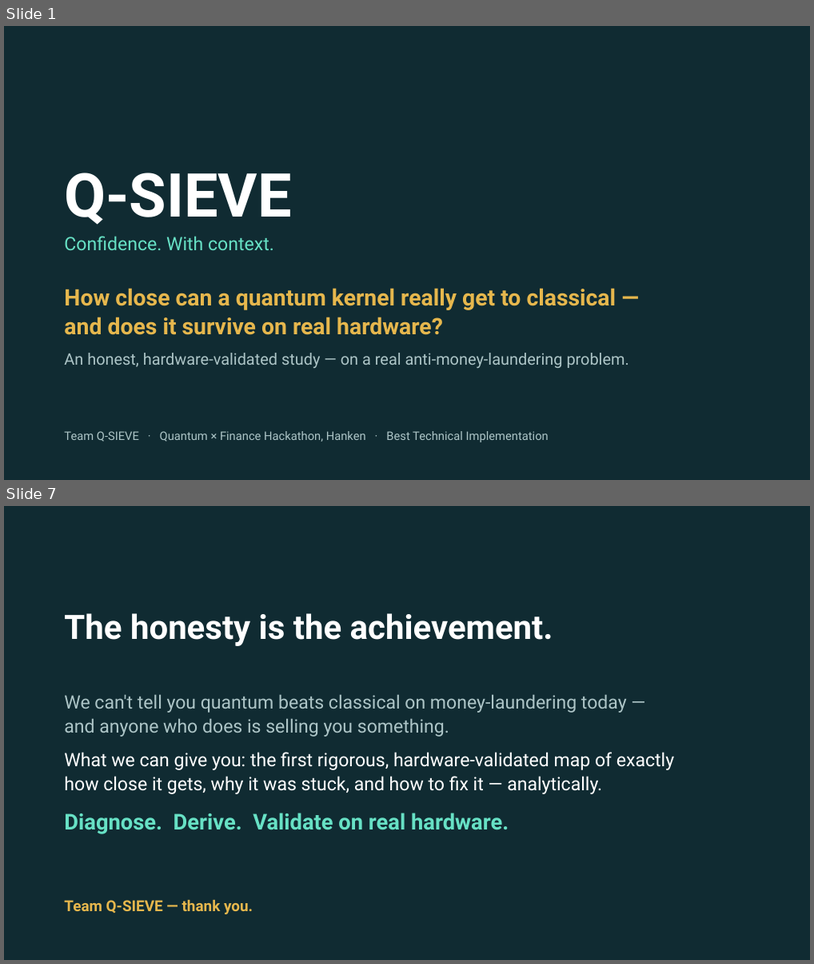
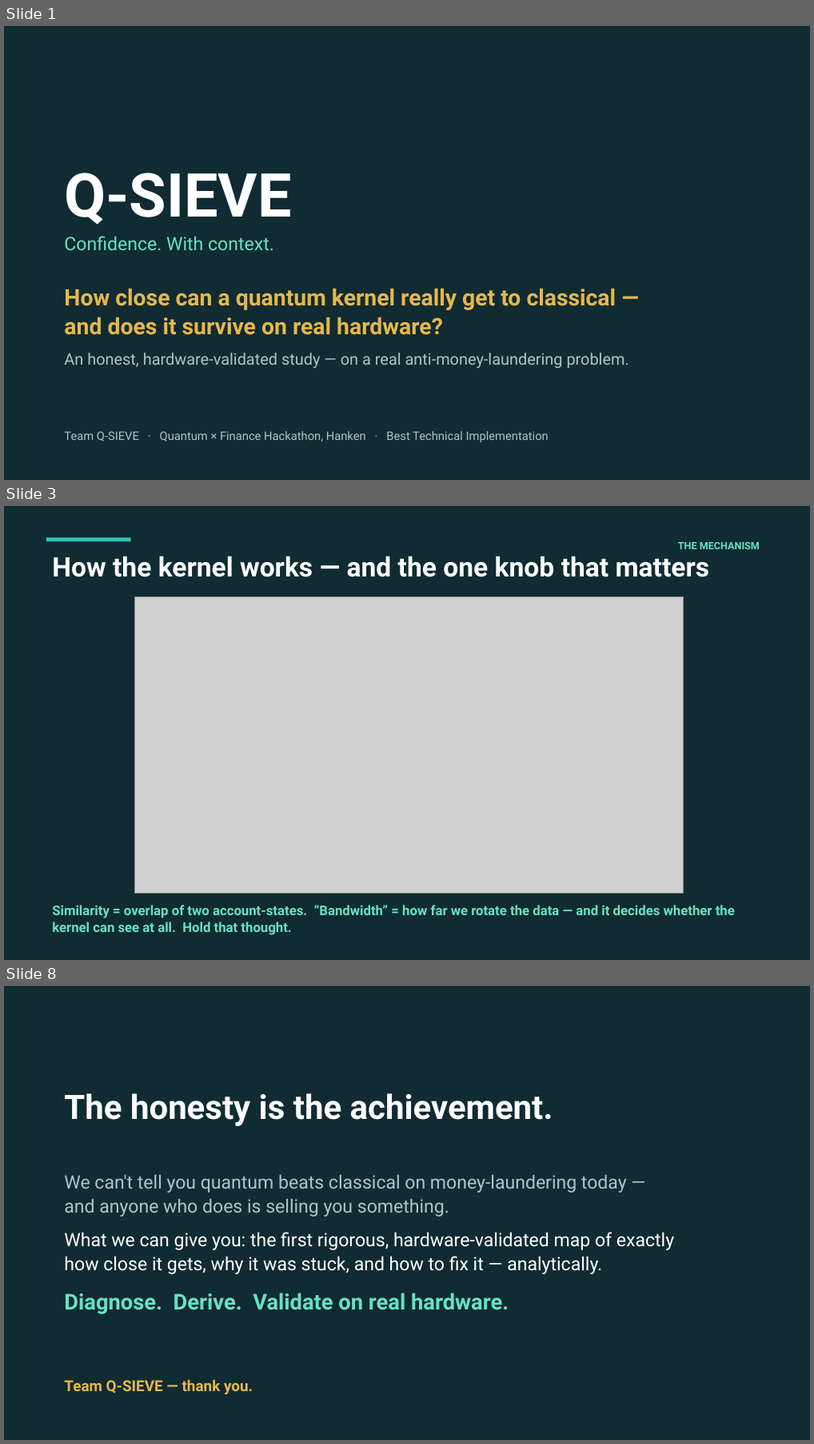
Before and after one commit to ELNAUL99/q-sieve, a slide deck: QSIEVE_pitch.pptx. Shown one above the other, each under a label of ours: slides 1 and 7 before the commit, slides 1, 3 and 8 after it; the slides between them are not shown. The pictures are 814x964 and 814x1444 pixels, drawn with LibreOffice and Linux fonts; fonts in the diff are those of the drawing; grey boxes stand for pictures. Boxes give left, top, right and bottom in pixels: in the first picture for what was removed or moved away, otherwise in the second. Text is boxed around its words. In the diff, an @@ line names an element or a change of style, - is before the commit and + after.

```diff
--- a/QSIEVE_pitch.pptx
+++ b/QSIEVE_pitch.pptx
@@ slide 3 added at (4, 506, 810, 960), background #FFFFFF @@
@@ rectangle added at (4, 506, 810, 960), fill #102B32 @@
@@ rectangle added at (46, 537, 131, 542), fill #2EC4B6 @@
@@ text added at (678, 542, 760, 549), 12 pt, text #67E1C5, bold @@
+THE MECHANISM
@@ text added at (52, 556, 710, 577), 32 pt, text #FFFFFF, bold @@
+How the kernel works — and the one knob that matters
@@ picture added at (135, 596, 684, 893) @@
@@ text added at (52, 904, 735, 935), 16 pt, text #67E1C5, bold @@
+Similarity = overlap of two account-states. “Bandwidth” = how far we rotate the data — and it decides whether the kernel can see at all. Hold that thought.
@@ what was slide 7 is now slide 8 @@
```
Also in this commit, not shown: 5 slides changed, 2 other files.
